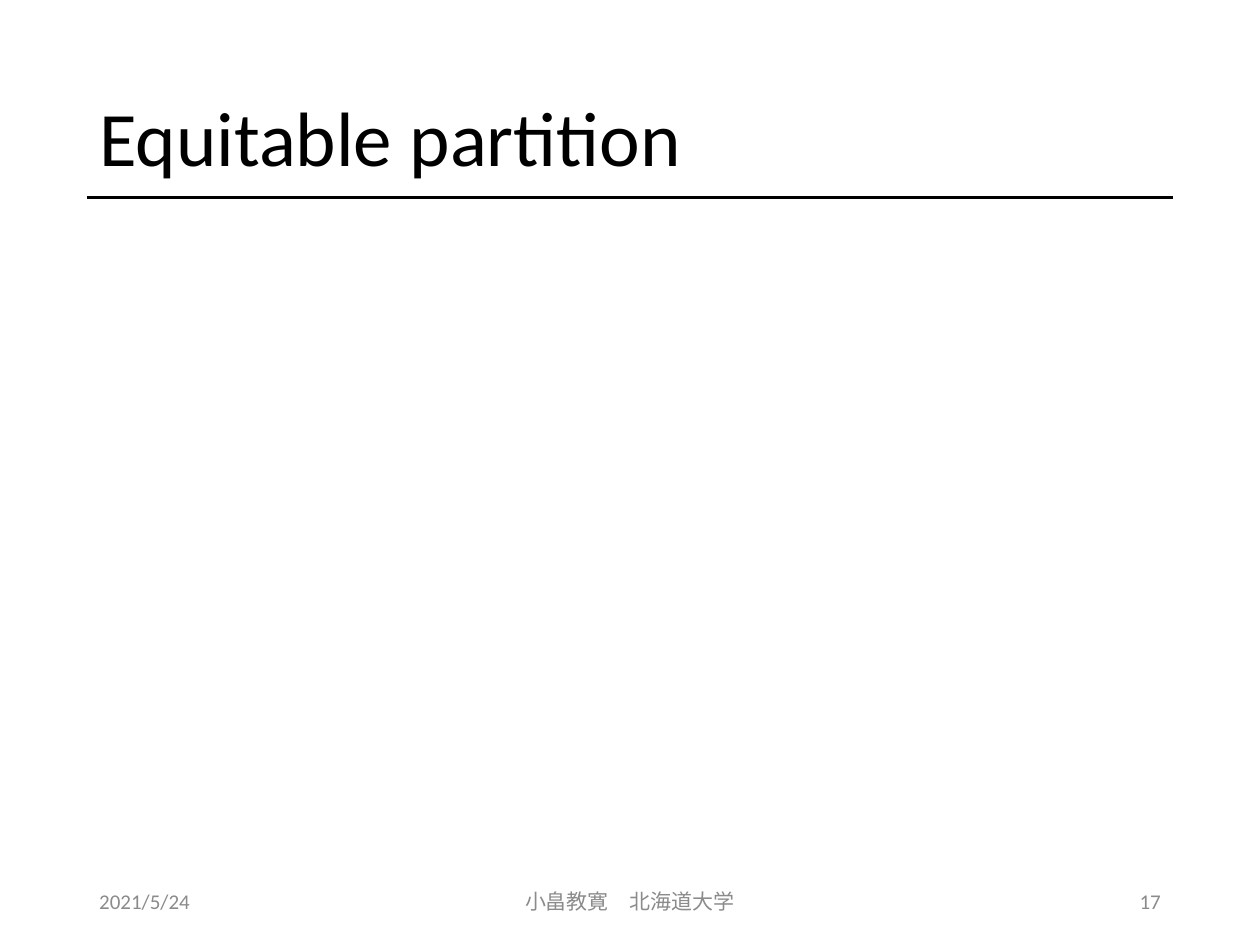
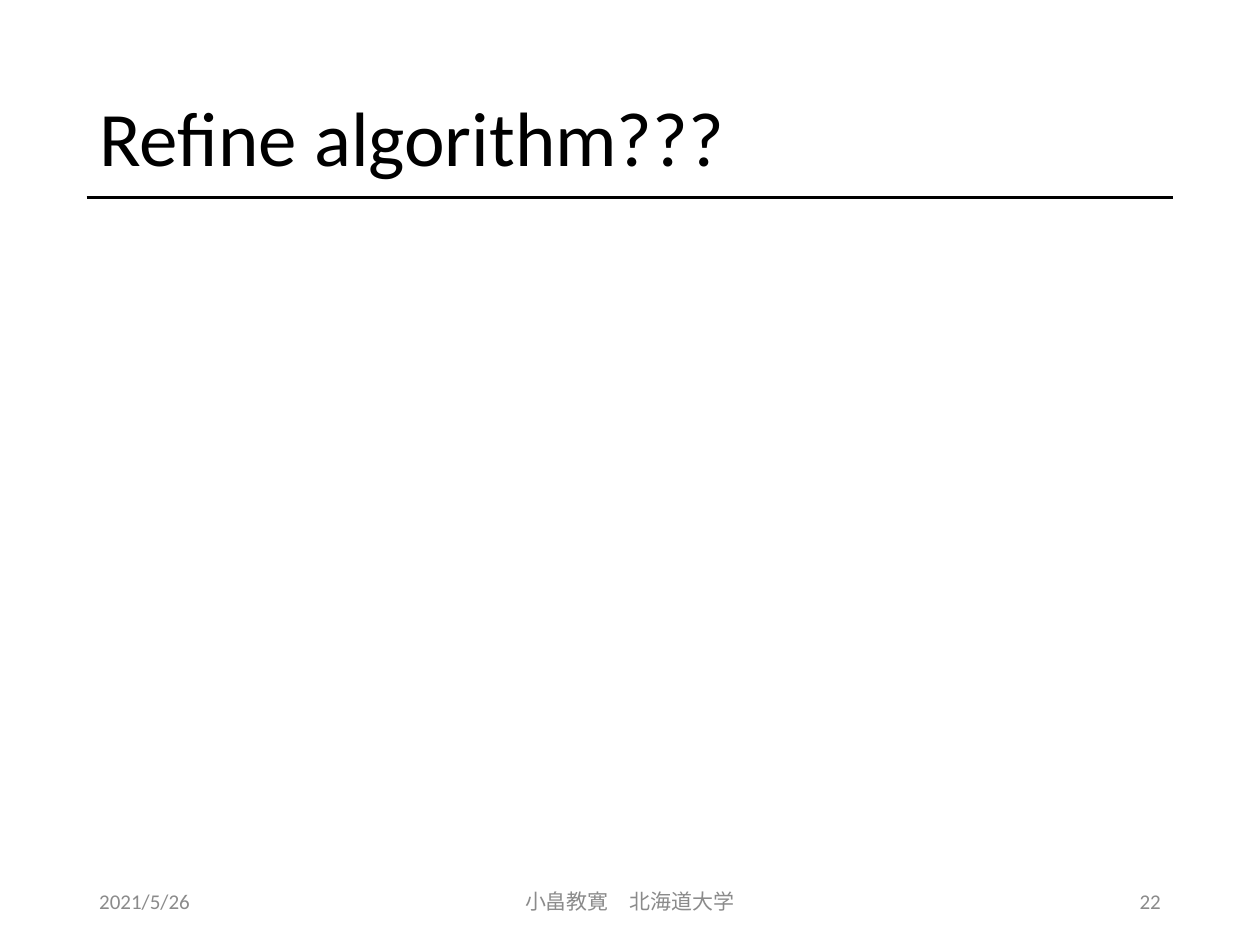
Before and after one commit to obatakyoukan/isomorphism, a slide deck: slide 22 of Isomorphism.pptx (slide 17 before the commit). Drawn at 1260x945 pixels with LibreOffice and Linux fonts; fonts in the diff are those of the drawing; grey boxes stand for pictures. Boxes give left, top, right and bottom in pixels: in the first picture for what was removed or moved away, otherwise in the second. Text is boxed around its words. In the diff, an @@ line names an element or a change of style, - is before the commit and + after.

```diff
--- a/Isomorphism.pptx
+++ b/Isomorphism.pptx
@@ title at (99, 112, 724, 180): text changed @@
-Equitable partition
+Refine algorithm???
@@ text at (99, 894, 190, 910): text changed @@
-2021/5/24
+2021/5/26
@@ page number at (1140, 895, 1161, 909): text changed @@
-17
+22
```
Also in this commit, not shown: 19 other slides changed, 13 slides added.
